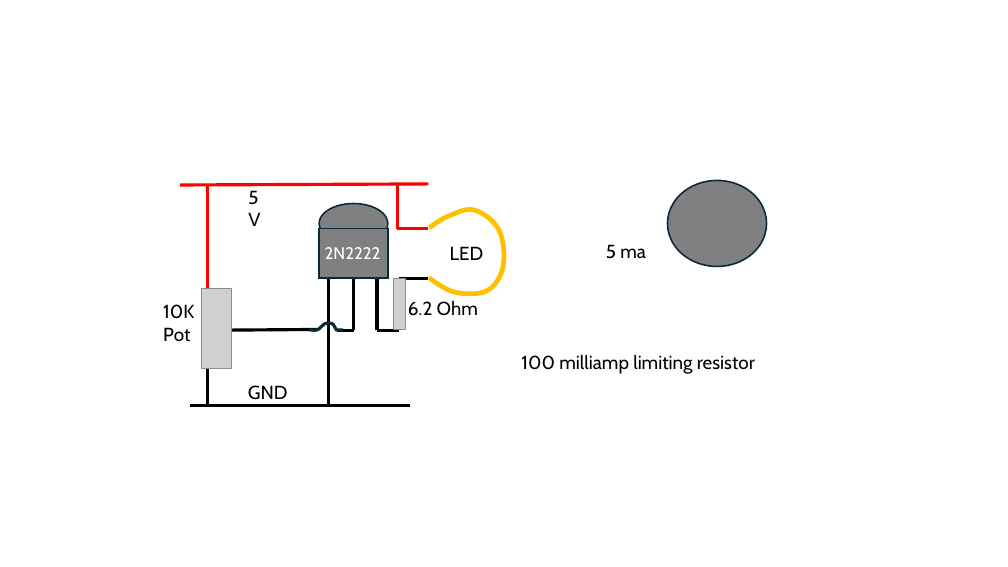
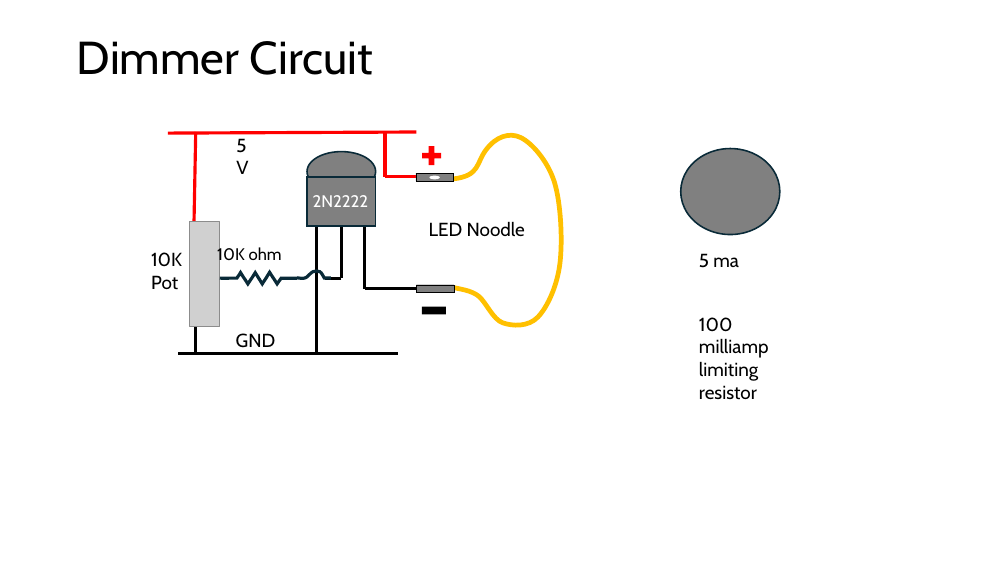
Before and after one commit to dmccreary/beginning-electronics, a slide deck: slide 7 of slides/LED-figures.pptx (slide 5 before the commit). Drawn at 1008x567 pixels with LibreOffice and Linux fonts; fonts in the diff are those of the drawing; grey boxes stand for pictures. Boxes give left, top, right and bottom in pixels: in the first picture for what was removed or moved away, otherwise in the second. Text is boxed around its words. In the diff, an @@ line names an element or a change of style, - is before the commit and + after.

```diff
--- a/slides/LED-figures.pptx
+++ b/slides/LED-figures.pptx
@@ title added at <box>77,41,373,75</box>, 44 pt, text #000000 @@
+Dimmer Circuit
@@ line moved from (208, 184) - (208, 292) to (196, 132) - (194, 223) @@
@@ plus added at <box>422,146,441,165</box>, fill #FF0000 @@
@@ freeform shape: place and size @@
-freeform shape at <box>429,209,504,294</box>
+freeform shape at <box>454,135,562,325</box>
@@ ellipse: place and size @@
-ellipse at <box>668,181,767,267</box>
+ellipse at <box>681,149,780,235</box>
@@ rectangle added at <box>416,173,454,181</box>, fill #808080, outline #000000 0.25 pt @@
@@ ellipse added at <box>430,175,440,179</box>, fill #FFFFFF @@
@@ picture: place and size @@
-picture at <box>201,288,231,369</box>
+picture at <box>190,222,220,327</box>
@@ 6 lines, 3 texts, 1 rectangle, 1 ellipse, 1 freeform shape: place and size @@
-6 lines, 3 texts, 1 rectangle, 1 ellipse, 1 freeform shape at <box>163,181,429,405</box>
+6 lines, 3 texts, 1 rectangle, 1 ellipse, 1 freeform shape at <box>151,129,417,353</box>
@@ line moved from (377, 279) - (377, 330) to (365, 227) - (365, 289) @@
@@ text at <box>429,221,525,236</box>: text changed @@
-LED
+LED Noodle
@@ text added at <box>217,246,282,264</box>, 16 pt, text #000000 @@
+10K ohm
@@ text "5 ma": place and size @@
-text "5 ma" at <box>606,244,646,259</box>
+text "5 ma" at <box>699,253,739,268</box>
@@ freeform shape added at <box>220,272,297,284</box>, outline #092A39 3 pt @@
@@ line moved from (399, 330) - (377, 330) to (417, 289) - (365, 289) @@
@@ picture removed at <box>393,279,405,329</box> @@
@@ line removed from (429, 278) to (399, 278) @@
@@ rectangle added at <box>417,285,454,293</box>, fill #808080, outline #000000 0.25 pt @@
@@ line moved from (208, 366) - (208, 405) to (196, 326) - (196, 354) @@
@@ text "GND": place and size @@
-text "GND" at <box>248,385,288,400</box>
+text "GND" at <box>236,333,276,348</box>
@@ text removed at <box>408,301,478,316</box> @@
-6.2 Ohm
@@ rectangle added at <box>422,306,446,314</box>, fill #000000 @@
@@ text "100 milliamp limiting resistor" rewrapped from <box>521,354,755,374</box> to <box>699,317,769,400</box> @@
@@ line moved from (410, 405) - (191, 405) to (398, 354) - (178, 354) @@
@@ line removed from (318, 330) to (225, 330) @@
```
Also in this commit, not shown: 1 other slide changed, 6 slides added, 1 slide removed, 3 other files.
